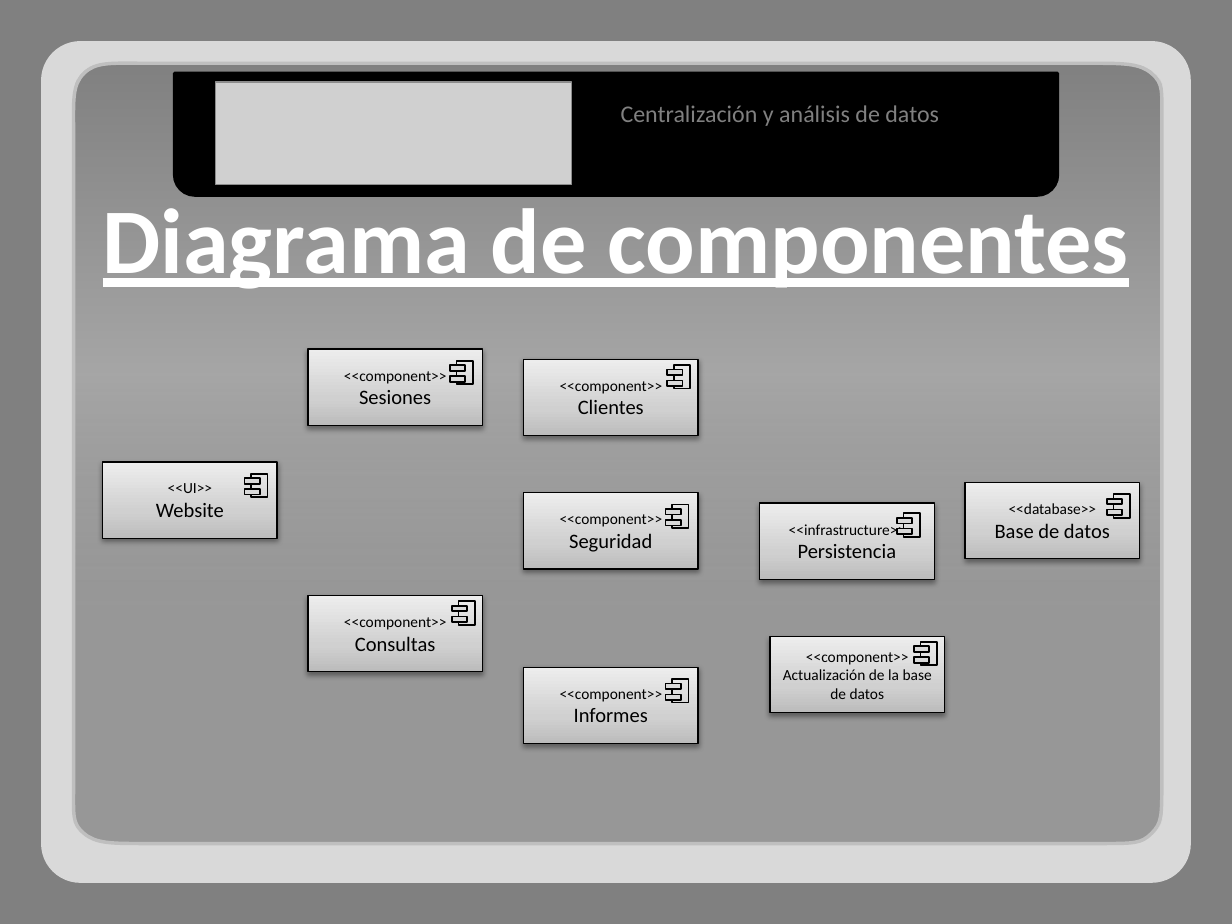
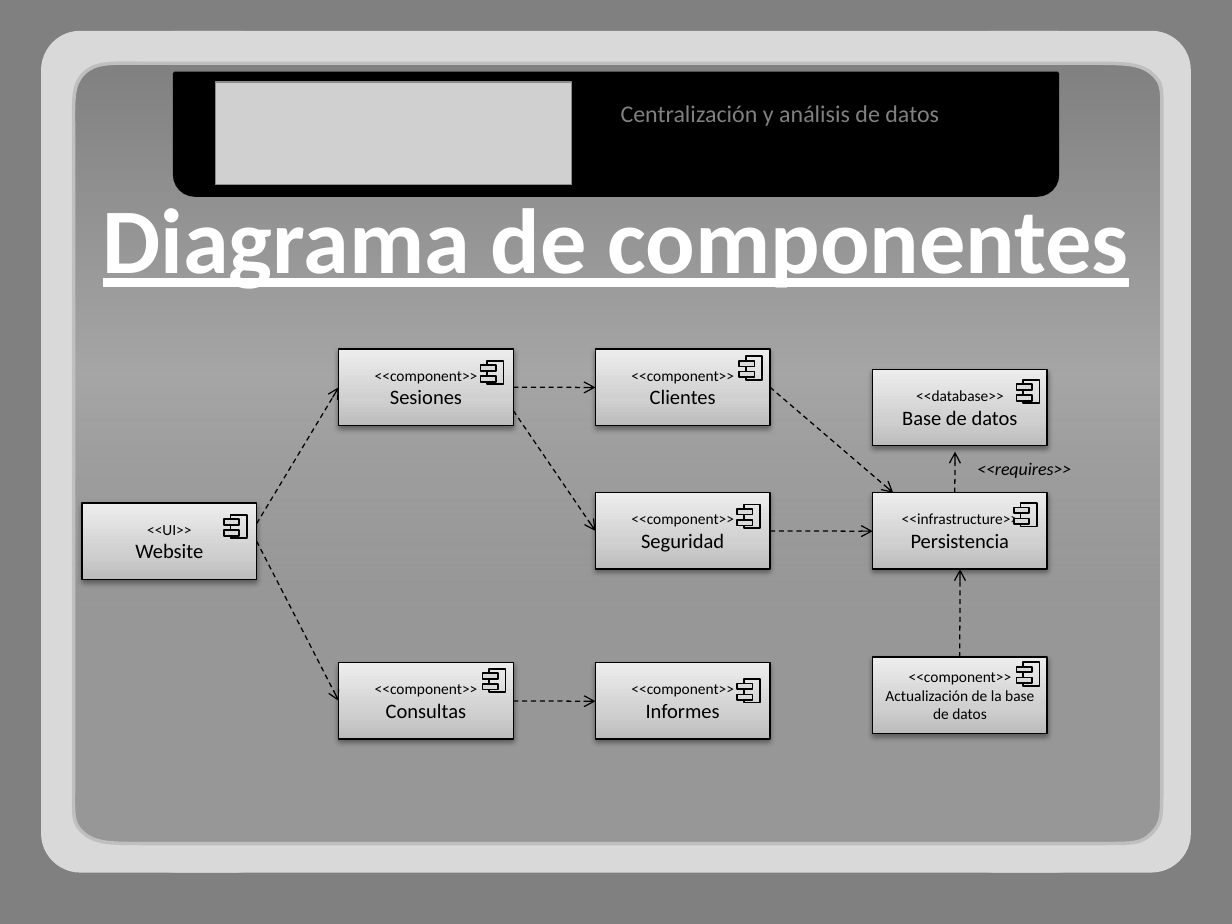
Before and after one commit to adrianachelotti/tallerdesarrollo1ero2011, a slide deck: slide 5 of Presentacion/Tecnica/Presentacion Tecnica.pptx. Drawn at 1232x924 pixels with LibreOffice and Linux fonts; fonts in the diff are those of the drawing; grey boxes stand for pictures. Boxes give left, top, right and bottom in pixels: in the first picture for what was removed or moved away, otherwise in the second. Text is boxed around its words. In the diff, an @@ line names an element or a change of style, - is before the commit and + after.

```diff
--- a/Presentacion/Tecnica/Presentacion Tecnica.pptx
+++ b/Presentacion/Tecnica/Presentacion Tecnica.pptx
@@ arrow added from (256, 524) to (339, 387), #000000 0.75 pt dashed @@
@@ 4 rectangles: place and size @@
-4 rectangles at [308,349,483,425]
+4 rectangles at [339,349,514,425]
@@ arrow added from (514, 387) to (595, 387), #000000 0.75 pt dashed @@
@@ 4 rectangles: place and size @@
-4 rectangles at [524,360,699,436]
+4 rectangles at [595,349,770,425]
@@ arrow added from (770, 387) to (893, 493), #000000 0.75 pt dashed @@
@@ rectangle "<<database>>": place and size @@
-rectangle "<<database>>" at [965,483,1140,559]
+rectangle "<<database>>" at [872,370,1047,446]
@@ 3 rectangles: place and size @@
-3 rectangles at [1106,494,1130,517]
+3 rectangles at [1016,379,1039,403]
@@ arrow added from (514, 410) to (595, 531), #000000 0.75 pt dashed @@
@@ arrow added from (955, 493) to (955, 452), #000000 0.75 pt dashed @@
@@ text added at [977,462,1071,478], 10.5 pt, text #000000, italic @@
+<<requires>>
@@ rectangle "<<infrastructure>>": place and size @@
-rectangle "<<infrastructure>>" at [760,503,935,579]
+rectangle "<<infrastructure>>" at [872,493,1047,569]
@@ 3 rectangles: place and size @@
-3 rectangles at [897,514,919,537]
+3 rectangles at [1014,503,1036,526]
@@ 4 rectangles: place and size @@
-4 rectangles at [102,462,277,538]
+4 rectangles at [83,503,257,579]
@@ arrow added from (770, 531) to (872, 531), #000000 0.75 pt dashed @@
@@ arrow added from (256, 541) to (339, 701), #000000 0.75 pt dashed @@
@@ arrow added from (960, 657) to (960, 569), #000000 0.75 pt dashed @@
@@ 5 rounded rectangles: place and size @@
-5 rounded rectangles at [41,41,1191,883]
+5 rounded rectangles at [41,31,1191,873]
@@ rectangle "<<component>>": place and size @@
-rectangle "<<component>>" at [308,595,483,671]
+rectangle "<<component>>" at [339,663,514,739]
@@ rectangle: place and size @@
-rectangle at [452,617,467,623]
+rectangle at [483,684,498,690]
@@ rectangle: place and size @@
-rectangle at [452,606,467,612]
+rectangle at [483,673,498,679]
@@ rectangle: place and size @@
-rectangle at [458,601,474,625]
+rectangle at [489,669,505,692]
@@ rectangle "<<component>>": place and size @@
-rectangle "<<component>>" at [524,668,699,744]
+rectangle "<<component>>" at [595,663,770,739]
@@ 7 rectangles: place and size @@
-7 rectangles at [524,493,699,702]
+7 rectangles at [595,493,770,702]
@@ 3 rectangles: place and size @@
-3 rectangles at [770,637,945,713]
+3 rectangles at [872,657,1047,733]
@@ rectangle: place and size @@
-rectangle at [920,642,936,665]
+rectangle at [1023,663,1039,686]
@@ arrow added from (514, 701) to (595, 701), #000000 0.75 pt dashed @@
```
Also in this commit, not shown: 1 other slide changed, 1 slide added.
